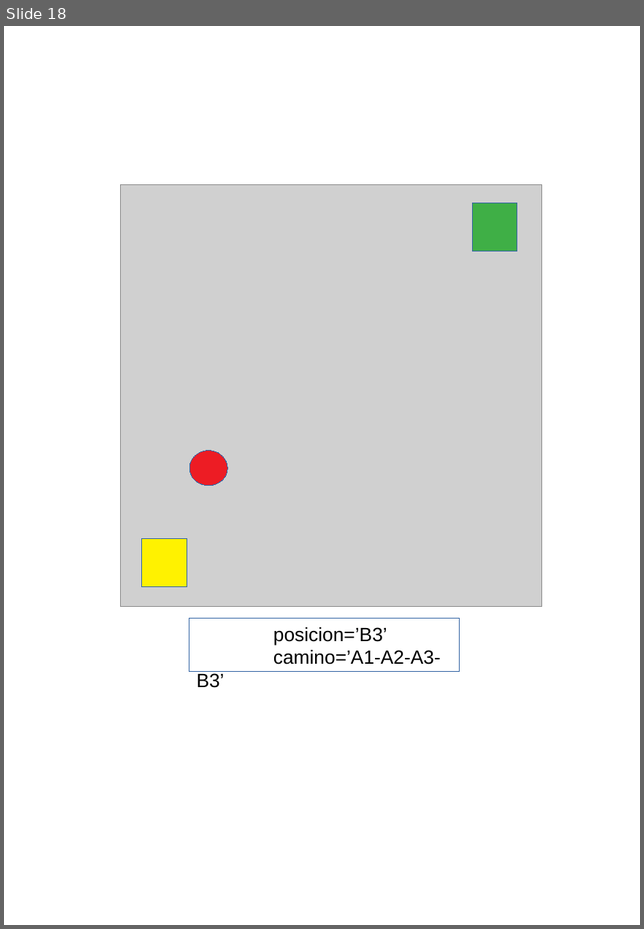
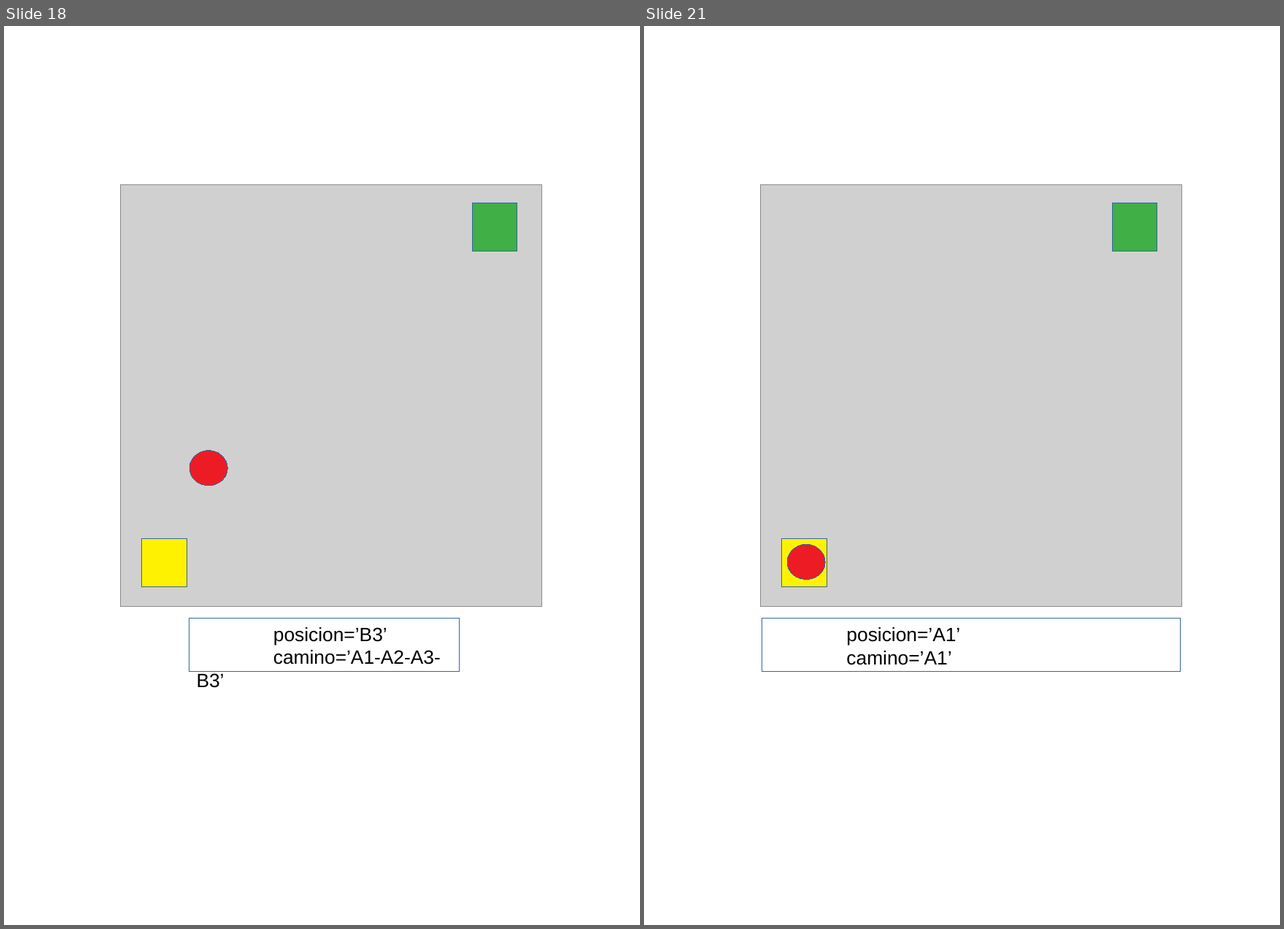
Before and after one commit to fabhrius/La-Cosa, a slide deck: capitulos/3 - Resolver un problema simple/Resolviendo un problema simple.odp. Shown side by side, each under a label of ours: slide 18 before the commit, slides 18 and 21 after it; the slides between them are not shown. The pictures are 644x929 and 1284x929 pixels, drawn with LibreOffice and Linux fonts; fonts in the diff are those of the drawing; grey boxes stand for pictures. Boxes give left, top, right and bottom in pixels: in the first picture for what was removed or moved away, otherwise in the second. Text is boxed around its words. In the diff, an @@ line names an element or a change of style, - is before the commit and + after.

```diff
--- a/capitulos/3 - Resolver un problema simple/Resolviendo un problema simple.odp
+++ b/capitulos/3 - Resolver un problema simple/Resolviendo un problema simple.odp
@@ slide 21 added at (x1=644, y1=26, x2=1280, y2=925), background #FFFFFF @@
@@ picture added at (x1=760, y1=184, x2=1181, y2=606) @@
@@ rectangle added at (x1=1112, y1=203, x2=1158, y2=252), fill #3FAF46, outline #3465A4 0 pt @@
@@ rectangle added at (x1=782, y1=538, x2=827, y2=587), fill #FFF200, outline #3465A4 0 pt @@
@@ ellipse added at (x1=787, y1=544, x2=825, y2=579), fill #ED1C24, outline #3465A4 0 pt @@
@@ rectangle added at (x1=762, y1=619, x2=1181, y2=672), outline #3465A4 0 pt, 18 pt, text #000000 @@
+posicion=’A1’
+camino=’A1’
```
Also in this commit, not shown: 2 other slides added, 1 other file.
